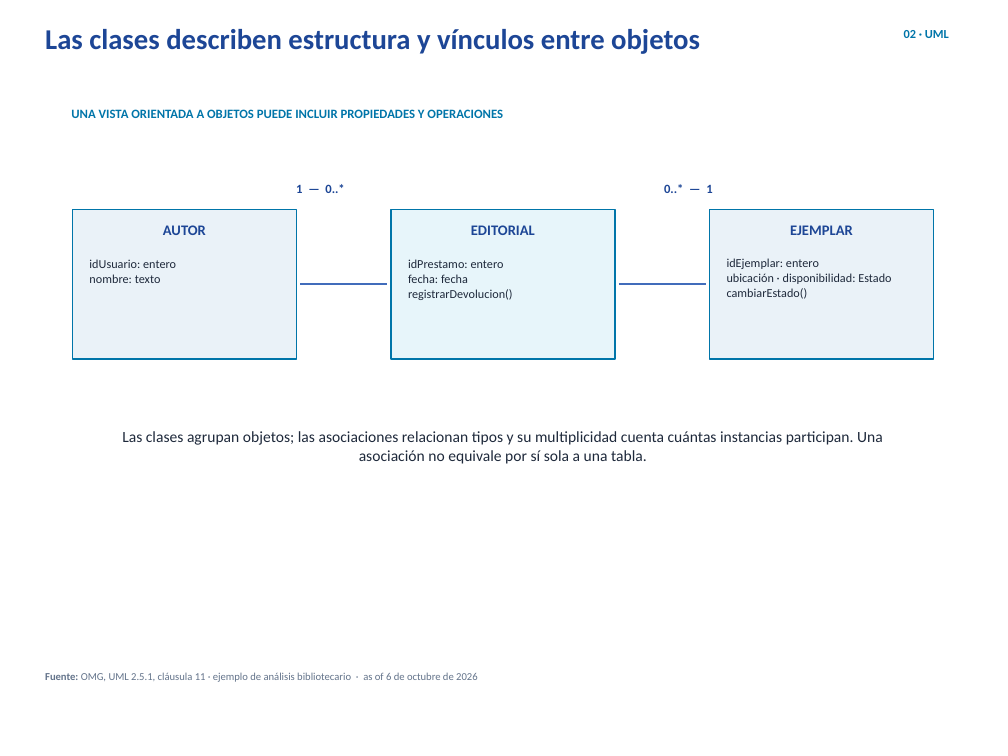
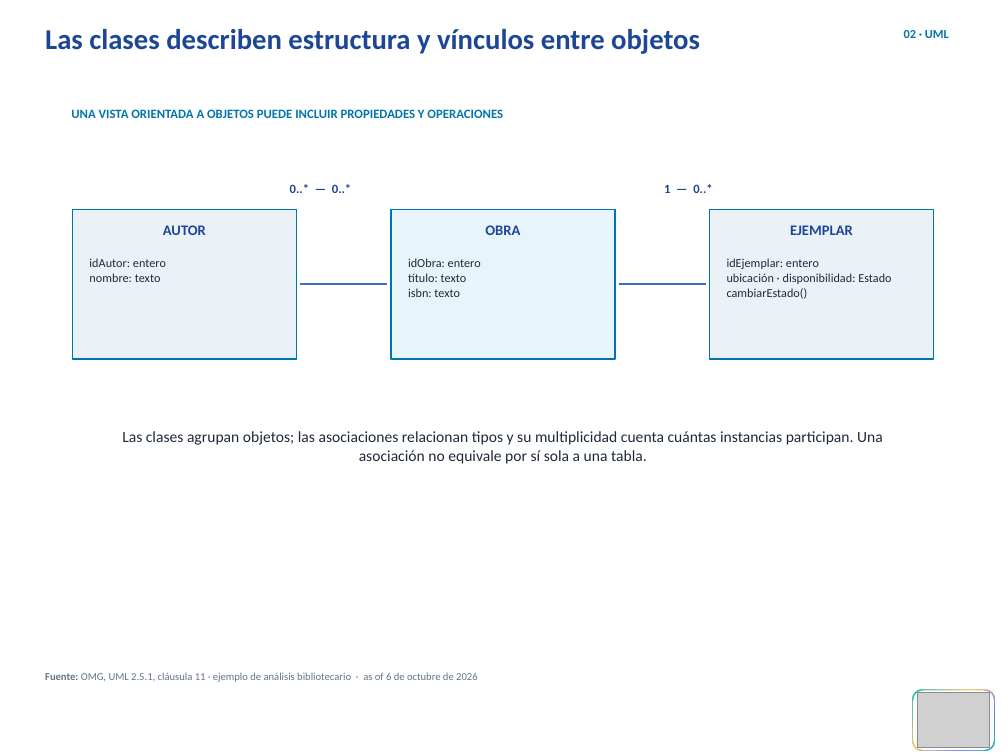
Before and after one commit to erickbravob/sistemas-informacion-i, a slide deck: slide 3 of materiales/actividad-1/tema-04-modelo-datos-v4.pptx. Drawn at 1008x756 pixels with LibreOffice and Linux fonts; fonts in the diff are those of the drawing; grey boxes stand for pictures; background and template pictures are left out. Boxes give left, top, right and bottom in pixels: in the first picture for what was removed or moved away, otherwise in the second. Text is boxed around its words. In the diff, an @@ line names an element or a change of style, - is before the commit and + after.

```diff
--- a/materiales/actividad-1/tema-04-modelo-datos-v4.pptx
+++ b/materiales/actividad-1/tema-04-modelo-datos-v4.pptx
@@ text at (290, 184, 351, 193): text changed @@
-1 — 0..*
+0..* — 0..*
@@ text at (664, 184, 712, 193): text changed @@
-0..* — 1
+1 — 0..*
@@ text at (485, 225, 520, 235): text changed @@
-EDITORIAL
+OBRA
@@ text at (89, 258, 166, 282): text changed @@
-idUsuario: entero
-nombre: texto
+idAutor: entero
+nombre: texto
@@ text at (408, 258, 481, 297): text changed @@
-idPrestamo: entero
-fecha: fecha
-registrarDevolucion()
+idObra: entero
+título: texto
+isbn: texto
@@ rounded rectangle added at (911, 688, 996, 752), fill gradient #16B9B0 to #F5C66A to #6D7BF7, outline #FFFFFF 1.1 pt @@
@@ rounded rectangle added at (913, 691, 993, 750), fill #F8FAFC, outline #FFFFFF 0.8 pt @@
@@ picture added at (917, 694, 990, 748) @@
```
Also in this commit, not shown: 7 other slides changed, 4 other files.
